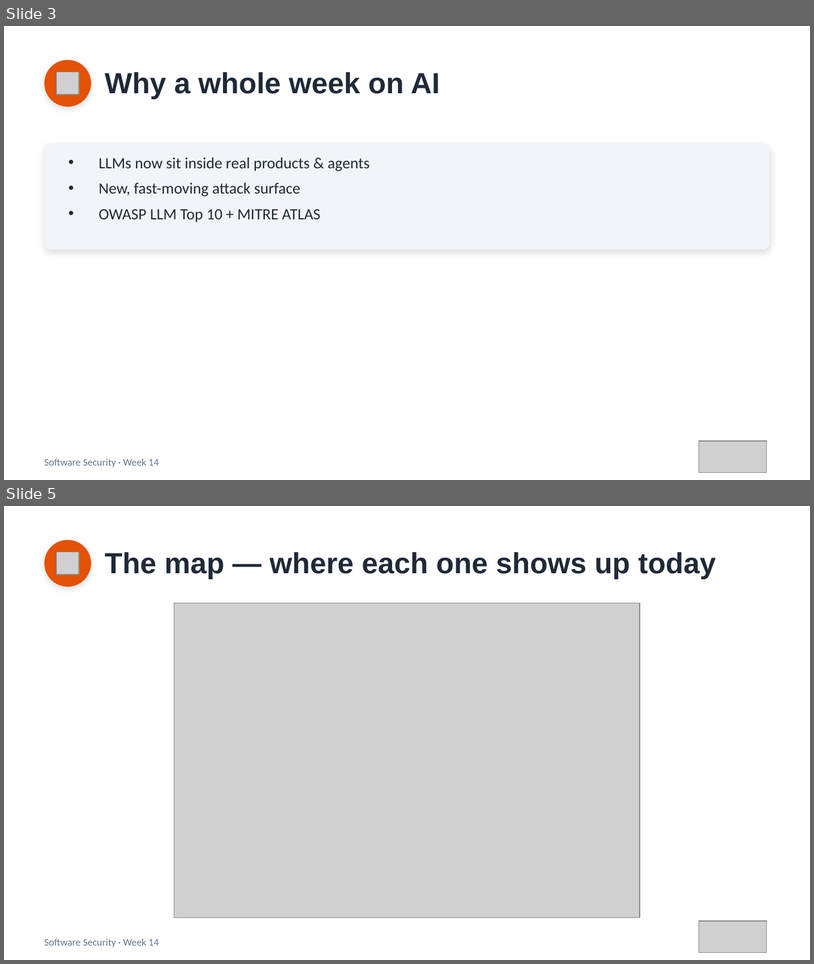
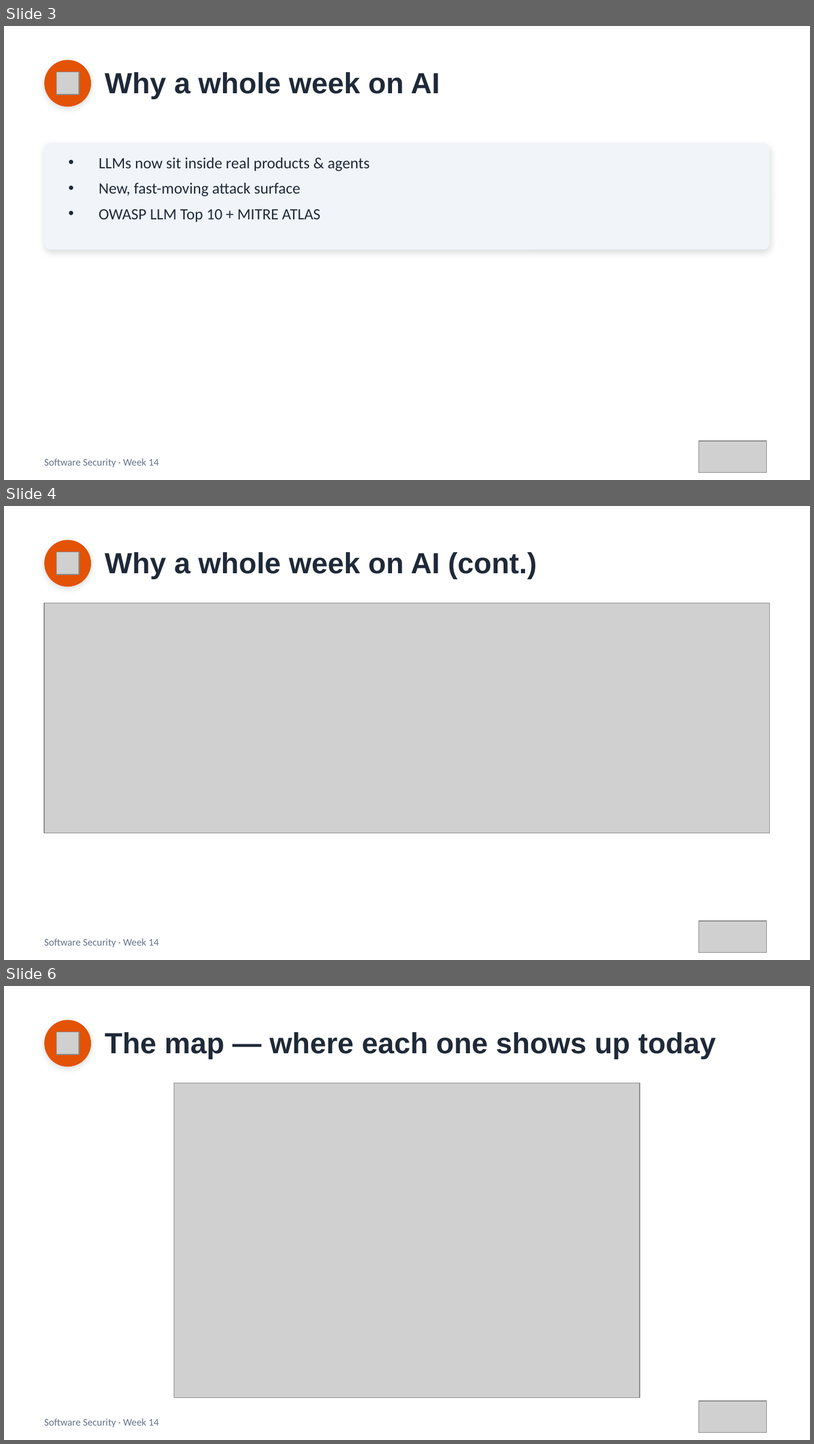
Before and after one commit to 6631503001/software-security, a slide deck: slides/pptx/week14.pptx. Shown one above the other, each under a label of ours: slides 3 and 5 before the commit, slides 3, 4 and 6 after it; the slides between them are not shown. The pictures are 814x964 and 814x1444 pixels, drawn with LibreOffice and Linux fonts; fonts in the diff are those of the drawing; grey boxes stand for pictures. Boxes give left, top, right and bottom in pixels: in the first picture for what was removed or moved away, otherwise in the second. Text is boxed around its words. In the diff, an @@ line names an element or a change of style, - is before the commit and + after.

```diff
--- a/slides/pptx/week14.pptx
+++ b/slides/pptx/week14.pptx
@@ slide 4 added at [4, 506, 810, 960], background #FFFFFF @@
@@ ellipse added at [44, 540, 91, 586], fill #E35205 @@
@@ picture added at [56, 552, 79, 574] @@
@@ text added at [105, 552, 537, 579], 26 pt, text #1F2937, bold @@
+Why a whole week on AI (cont.)
@@ picture added at [44, 603, 770, 832] @@
@@ picture added at [699, 921, 767, 952] @@
@@ text added at [44, 938, 159, 947], 9 pt, text #64748B @@
+Software Security · Week 14
@@ what was slide 5 is now slide 6 @@
```
Also in this commit, not shown: 3 slides changed, 30 other files.
